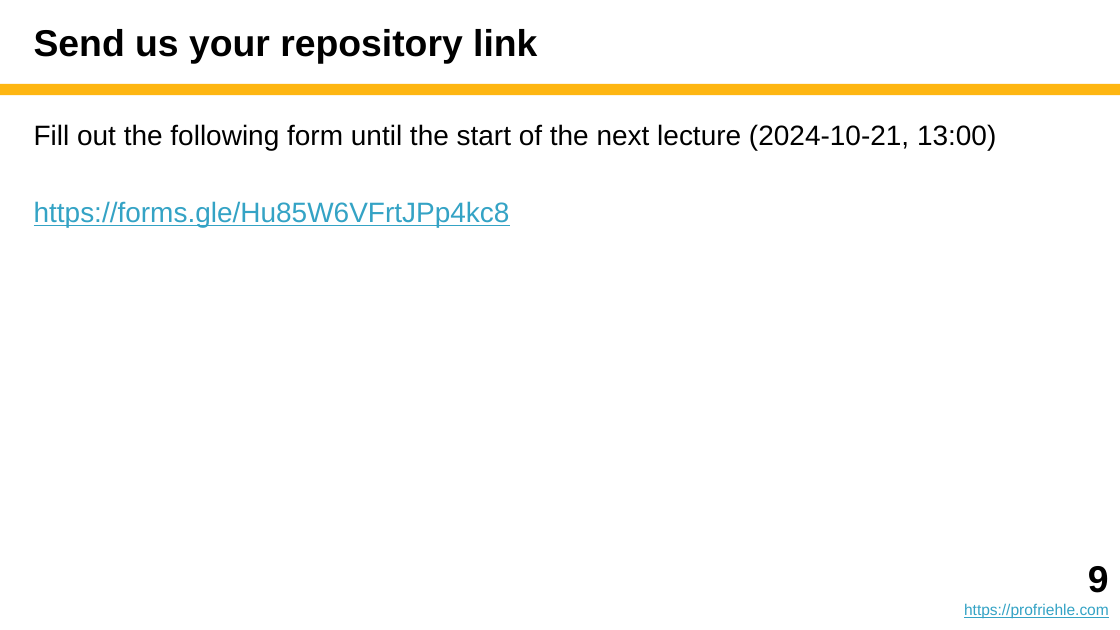
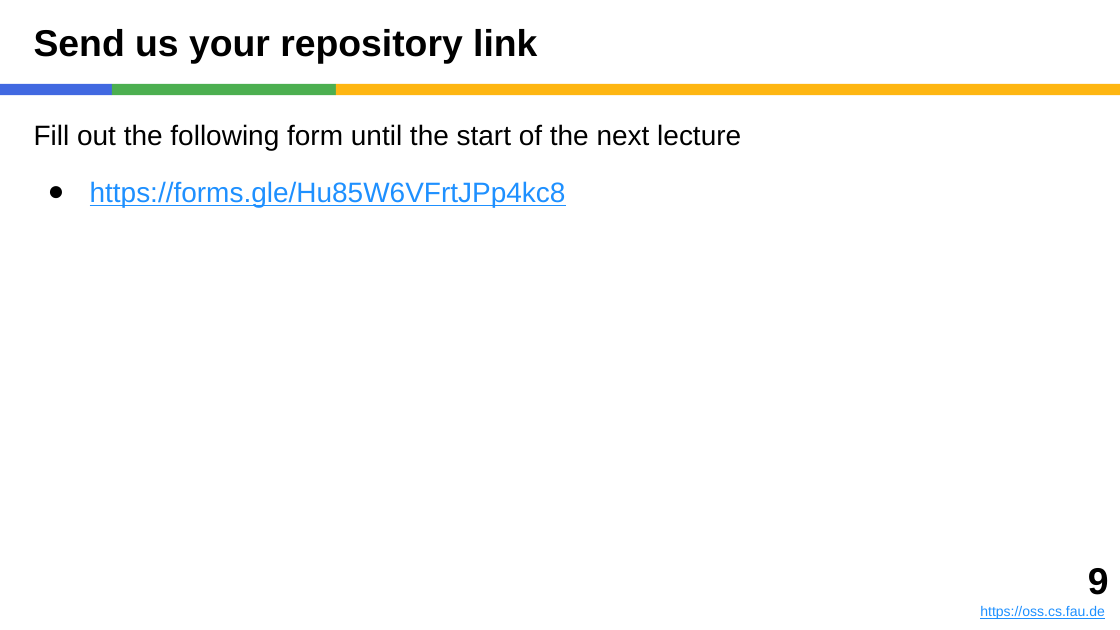
Before and after one commit to dirkriehle/adap-course, a slide deck: slide 9 of Lecture slides/ADAP A03 - Homework Setup.pptx. Drawn at 1120x630 pixels with LibreOffice and Linux fonts; fonts in the diff are those of the drawing. Boxes give left, top, right and bottom in pixels: in the first picture for what was removed or moved away, otherwise in the second. Text is boxed around its words. In the diff, an @@ line names an element or a change of style, - is before the commit and + after.

```diff
--- a/Lecture slides/ADAP A03 - Homework Setup.pptx
+++ b/Lecture slides/ADAP A03 - Homework Setup.pptx
@@ rectangle added at (0,84,112,95), fill #4169E1 @@
@@ rectangle added at (112,84,336,95), fill #4CAF50 @@
@@ rectangle: place and size @@
-rectangle at (0,84,1120,95)
+rectangle at (336,84,1120,95)
@@ text at (34,124,741,207): text changed @@
-Fill out the following form until the start of the next lecture (2024-10-21, 13:00)
-https://forms.gle/Hu85W6VFrtJPp4kc8
+Fill out the following form until the start of the next lecture
+● https://forms.gle/Hu85W6VFrtJPp4kc8
@@ text: place and size @@
-text at (964,566,1109,619)
+text at (980,568,1109,619)
@@ text at (980,606,1105,619): text changed; size 10 to 9 pt; text colour #34A3C5 to #1E90FF @@
-https://profriehle.com
+https://oss.cs.fau.de
```
Also in this commit, not shown: 15 other slides changed, 1 other file.
